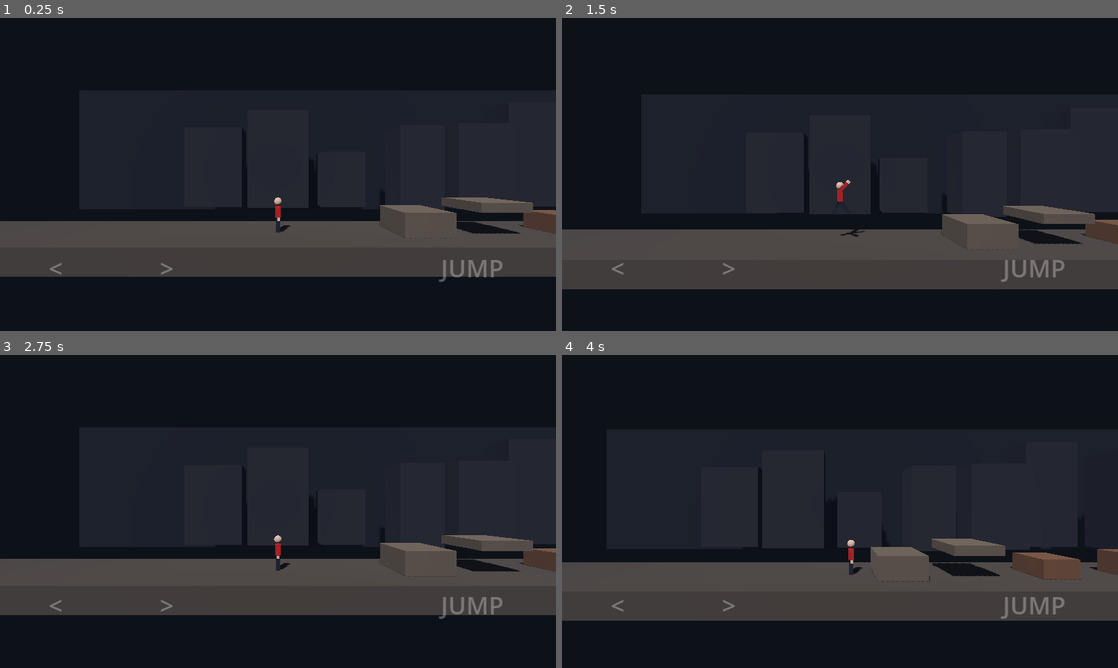
Above: before the commit, frames 1-4 (two rows, left to right).
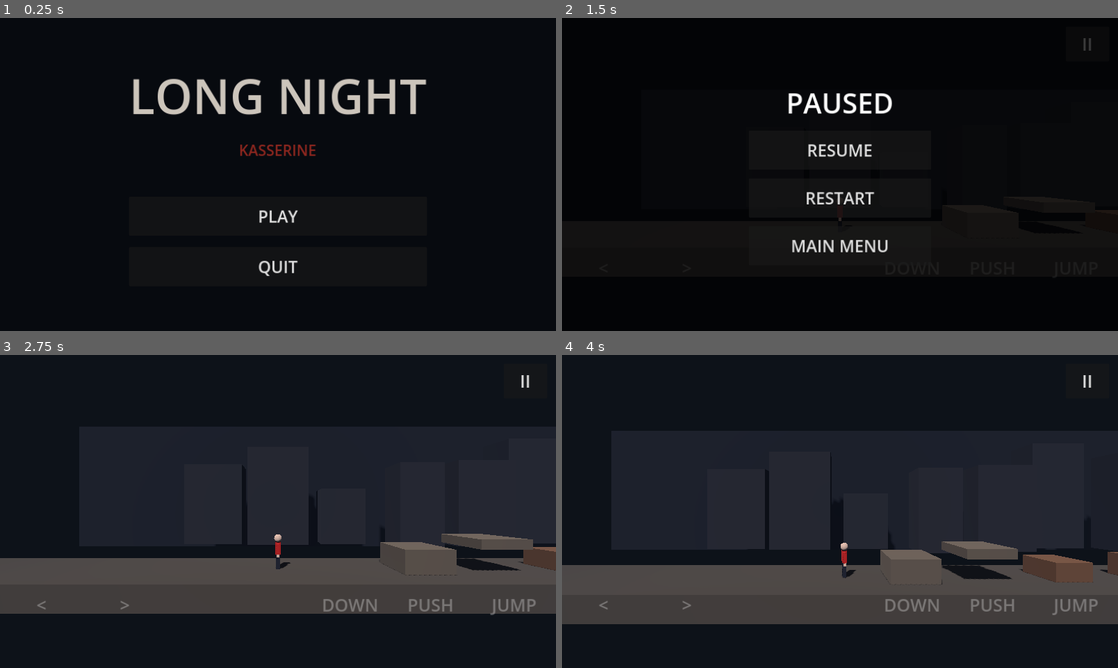
Above: after the commit, the same moments.

Repository: Gass-OS/long-night
Game: Godot game, scene res://menu.tscn
Two runs of this game, one before a commit and one after it. Both use one fixed random seed, a clock stepped at 60 frames per second and the inputs below. Before the commit the project starts from res://main.tscn.
Inputs (mouse positions are in pixels of both pictures, inside the frame that each line leads up to):
- Up to frame 1 (0.25 s): no input
- Up to frame 2 (1.5 s): click (840, 215) at 0.5 s, where only the run after the commit has a clickable "PLAY"; click (1090, 43) at 1.25 s, where only the run after the commit has a clickable "II"
- Up to frame 3 (2.75 s): click (278, 486) at 2 s, where only the run after the commit has a clickable "RESUME"
- Up to frame 4 (4 s): move the mouse to (962, 495) at 2.77 s; hold Right 2.78-3.5 s; hold E 2.78-3.5 s; click (962, 495) at 2.92 s; tap Space at 3.02 s; tap Shift at 3.05 s; drag from (728, 527) to (812, 574) at 3.52 s

The runs differ from the first frame. In frame 1, 50% of the frame differs, in the area x 0-100%, y 19-85%; in frame 2, 51%, in the area x 0-100%, y 6-87%; in frame 3, 1.9%; in frame 4, 4.7%.

Commit message:
Step 5: menu, pause, controller (push/pull, crouch)

Diff:
--- /dev/null
+++ b/hud.gd
@@ -0,0 +1,165 @@
+extends CanvasLayer
+
+var player
+var touches := {}
+var pause_panel: Control
+
+# [label, from, to] zones as fractions of the screen width
+var zones := [
+	["<", 0.0, 0.15],
+	[">", 0.15, 0.30],
+	["DOWN", 0.56, 0.70],
+	["PUSH", 0.70, 0.85],
+	["JUMP", 0.85, 1.0],
+]
+
+
+func _ready() -> void:
+	process_mode = Node.PROCESS_MODE_ALWAYS
+	layer = 10
+	get_tree().set_quit_on_go_back(false)
+	for z in zones:
+		_hint(z[0], z[1], z[2])
+	_build_pause_button()
+	_build_pause_panel()
+
+
+func _notification(what: int) -> void:
+	if what == NOTIFICATION_WM_GO_BACK_REQUEST:
+		if get_tree().paused:
+			_resume()
+		else:
+			_pause()
+
+
+func _input(event: InputEvent) -> void:
+	if get_tree().paused:
+		return
+	if event is InputEventScreenTouch:
+		if event.pressed:
+			touches[event.index] = event.position
+		else:
+			touches.erase(event.index)
+		_update_touch()
+	elif event is InputEventScreenDrag:
+		touches[event.index] = event.position
+		_update_touch()
+
+
+func _update_touch() -> void:
+	if player == null:
+		return
+	var size := get_viewport().get_visible_rect().size
+	var l := false
+	var r := false
+	var d := false
+	var pu := false
+	var j := false
+	for p in touches.values():
+		if p.y < size.y * 0.16:
+			continue  # top strip is for the pause button
+		var fx: float = p.x / size.x
+		if fx < 0.15:
+			l = true
+		elif fx < 0.30:
+			r = true
+		elif fx >= 0.85:
+			j = true
+		elif fx >= 0.70:
+			pu = true
+		elif fx >= 0.56:
+			d = true
+	player.touch_left = l
+	player.touch_right = r
+	player.touch_down = d
+	player.touch_push = pu
+	player.touch_jump = j
+
+
+func _hint(text: String, a_left: float, a_right: float) -> void:
+	var lb := Label.new()
+	lb.text = text
+	lb.anchor_left = a_left
+	lb.anchor_right = a_right
+	lb.anchor_top = 0.6
+	lb.anchor_bottom = 1.0
+	lb.horizontal_alignment = HORIZONTAL_ALIGNMENT_CENTER
+	lb.vertical_alignment = VERTICAL_ALIGNMENT_CENTER
+	lb.add_theme_font_size_override("font_size", 40)
+	lb.modulate = Color(1, 1, 1, 0.3)
+	add_child(lb)
+
+
+func _build_pause_button() -> void:
+	var b := Button.new()
+	b.text = "II"
+	b.focus_mode = Control.FOCUS_NONE
+	b.add_theme_font_size_override("font_size", 40)
+	b.set_anchors_and_offsets_preset(Control.PRESET_TOP_RIGHT)
+	b.offset_left = -120.0
+	b.offset_top = 20.0
+	b.offset_right = -20.0
+	b.offset_bottom = 100.0
+	b.pressed.connect(_pause)
+	add_child(b)
+
+
+func _build_pause_panel() -> void:
+	pause_panel = Control.new()
+	pause_panel.set_anchors_and_offsets_preset(Control.PRESET_FULL_RECT)
+	pause_panel.visible = false
+	add_child(pause_panel)
+
+	var dim := ColorRect.new()
+	dim.color = Color(0, 0, 0, 0.75)
+	dim.set_anchors_and_offsets_preset(Control.PRESET_FULL_RECT)
+	pause_panel.add_child(dim)
+
+	var center := CenterContainer.new()
+	center.set_anchors_and_offsets_preset(Control.PRESET_FULL_RECT)
+	pause_panel.add_child(center)
+
+	var box := VBoxContainer.new()
+	box.add_theme_constant_override("separation", 20)
+	center.add_child(box)
+
+	var title := Label.new()
+	title.text = "PAUSED"
+	title.horizontal_alignment = HORIZONTAL_ALIGNMENT_CENTER
+	title.add_theme_font_size_override("font_size", 64)
+	box.add_child(title)
+
+	_menu_button(box, "RESUME", _resume)
+	_menu_button(box, "RESTART", _restart)
+	_menu_button(box, "MAIN MENU", _to_menu)
+
+
+func _menu_button(parent: Control, text: String, cb: Callable) -> void:
+	var b := Button.new()
+	b.text = text
+	b.custom_minimum_size = Vector2(420, 90)
+	b.add_theme_font_size_override("font_size", 38)
+	b.pressed.connect(cb)
+	parent.add_child(b)
+
+
+func _pause() -> void:
+	get_tree().paused = true
+	pause_panel.visible = true
+	touches.clear()
+	_update_touch()
+
+
+func _resume() -> void:
+	get_tree().paused = false
+	pause_panel.visible = false
+
+
+func _restart() -> void:
+	get_tree().paused = false
+	get_tree().reload_current_scene()
+
+
+func _to_menu() -> void:
+	get_tree().paused = false
+	get_tree().change_scene_to_file("res://menu.tscn")
--- a/level.gd
+++ b/level.gd
@@ -5,7 +5,6 @@
 
 var player: CharacterBody3D
 var cam: Camera3D
-var touches := {}
 
 var plate: Area3D
 var plate_mat: StandardMaterial3D
@@ -28,7 +27,10 @@
 	add_child(cam)
 	cam.make_current()
 
-	_build_touch_hints()
+	var hud = CanvasLayer.new()
+	hud.set_script(load("res://hud.gd"))
+	hud.player = player
+	add_child(hud)
 
 
 func _setup_environment() -> void:
@@ -79,6 +81,8 @@
 	_add_box(Vector3(6, 0.5, 0), Vector3(2, 1, 2), Color(0.4, 0.34, 0.28))
 	_add_box(Vector3(9, 1.2, 0), Vector3(2, 0.4, 2), Color(0.4, 0.34, 0.28))
 	_add_box(Vector3(12.5, 0.4, 0), Vector3(1.5, 0.8, 1.5), Color(0.45, 0.3, 0.2))
+	# Low vent after the door: crouch (DOWN) to crawl under it
+	_add_box(Vector3(34, 1.5, 0), Vector3(6, 1.0, 4), Color(0.2, 0.2, 0.24))
 	# Background buildings (no collision) for depth
 	var rng := RandomNumberGenerator.new()
 	rng.seed = 7
@@ -101,6 +105,7 @@
 	rb.axis_lock_angular_x = true
 	rb.axis_lock_angular_y = true
 	rb.axis_lock_angular_z = true
+	rb.add_to_group("crate")
 	var mesh := MeshInstance3D.new()
 	var bm := BoxMesh.new()
 	bm.size = Vector3(1, 1, 1)
@@ -118,10 +123,8 @@
 
 
 func _build_puzzle() -> void:
-	# Pushable crate
 	_add_crate(Vector3(16.0, 0.52, 0.0))
 
-	# Pressure plate (detects player and crates)
 	plate = Area3D.new()
 	plate.position = Vector3(22.0, 0.0, 0.0)
 	var pcol := CollisionShape3D.new()
@@ -151,7 +154,6 @@
 	plate_light.light_color = Color(0.9, 0.15, 0.1)
 	add_child(plate_light)
 
-	# Door
 	door = AnimatableBody3D.new()
 	door.position = Vector3(26.0, DOOR_CLOSED_Y, 0.0)
 	var dmesh := MeshInstance3D.new()
@@ -169,9 +171,8 @@
 	door.add_child(dcol)
 	add_child(door)
 
-	# Warm light beyond the door
 	var lamp := OmniLight3D.new()
-	lamp.position = Vector3(32.0, 2.5, 1.5)
+	lamp.position = Vector3(30.0, 2.5, 1.5)
 	lamp.omni_range = 8.0
 	lamp.light_energy = 1.2
 	lamp.light_color = Color(1.0, 0.75, 0.4)
@@ -199,51 +200,3 @@
 		return
 	var target := Vector3(player.position.x, player.position.y + 2.5, 9.0)
 	cam.position = cam.position.lerp(target, clampf(delta * 4.0, 0.0, 1.0))
-
-
-func _input(event: InputEvent) -> void:
-	if event is InputEventScreenTouch:
-		if event.pressed:
-			touches[event.index] = event.position
-		else:
-			touches.erase(event.index)
-		_update_touch()
-	elif event is InputEventScreenDrag:
-		touches[event.index] = event.position
-		_update_touch()
-
-
-func _update_touch() -> void:
-	var w := get_viewport().get_visible_rect().size.x
-	player.touch_left = false
-	player.touch_right = false
-	player.touch_jump = false
-	for p in touches.values():
-		if p.x < w * 0.2:
-			player.touch_left = true
-		elif p.x < w * 0.4:
-			player.touch_right = true
-		elif p.x > w * 0.7:
-			player.touch_jump = true
-
-
-func _build_touch_hints() -> void:
-	var ui := CanvasLayer.new()
-	add_child(ui)
-	_hint(ui, "<", 0.0, 0.2)
-	_hint(ui, ">", 0.2, 0.4)
-	_hint(ui, "JUMP", 0.7, 1.0)
-
-
-func _hint(ui: CanvasLayer, text: String, a_left: float, a_right: float) -> void:
-	var l := Label.new()
-	l.text = text
-	l.anchor_left = a_left
-	l.anchor_right = a_right
-	l.anchor_top = 0.6
-	l.anchor_bottom = 1.0
-	l.horizontal_alignment = HORIZONTAL_ALIGNMENT_CENTER
-	l.vertical_alignment = VERTICAL_ALIGNMENT_CENTER
-	l.add_theme_font_size_override("font_size", 56)
-	l.modulate = Color(1, 1, 1, 0.3)
-	ui.add_child(l)
--- /dev/null
+++ b/menu.gd
@@ -0,0 +1,64 @@
+extends Control
+
+
+func _ready() -> void:
+	get_tree().set_quit_on_go_back(true)
+	get_tree().paused = false
+	set_anchors_and_offsets_preset(Control.PRESET_FULL_RECT)
+
+	var bg := ColorRect.new()
+	bg.color = Color(0.03, 0.04, 0.06)
+	bg.set_anchors_and_offsets_preset(Control.PRESET_FULL_RECT)
+	add_child(bg)
+
+	var center := CenterContainer.new()
+	center.set_anchors_and_offsets_preset(Control.PRESET_FULL_RECT)
+	add_child(center)
+
+	var box := VBoxContainer.new()
+	box.alignment = BoxContainer.ALIGNMENT_CENTER
+	box.add_theme_constant_override("separation", 26)
+	center.add_child(box)
+
+	var title := Label.new()
+	title.text = "LONG NIGHT"
+	title.horizontal_alignment = HORIZONTAL_ALIGNMENT_CENTER
+	title.add_theme_font_size_override("font_size", 110)
+	title.add_theme_color_override("font_color", Color(0.85, 0.82, 0.78))
+	box.add_child(title)
+
+	var sub := Label.new()
+	sub.text = "KASSERINE"
+	sub.horizontal_alignment = HORIZONTAL_ALIGNMENT_CENTER
+	sub.add_theme_font_size_override("font_size", 34)
+	sub.add_theme_color_override("font_color", Color(0.55, 0.15, 0.12))
+	box.add_child(sub)
+
+	var spacer := Control.new()
+	spacer.custom_minimum_size = Vector2(0, 30)
+	box.add_child(spacer)
+
+	_button(box, "PLAY", _on_play)
+	_button(box, "QUIT", _on_quit)
+
+	# Slow flicker on the title
+	var tw := create_tween().set_loops()
+	tw.tween_property(title, "modulate:a", 0.6, 1.6)
+	tw.tween_property(title, "modulate:a", 1.0, 1.1)
+
+
+func _button(parent: Control, text: String, cb: Callable) -> void:
+	var b := Button.new()
+	b.text = text
+	b.custom_minimum_size = Vector2(420, 90)
+	b.add_theme_font_size_override("font_size", 38)
+	b.pressed.connect(cb)
+	parent.add_child(b)
+
+
+func _on_play() -> void:
+	get_tree().change_scene_to_file("res://main.tscn")
+
+
+func _on_quit() -> void:
+	get_tree().quit()
--- /dev/null
+++ b/menu.tscn
@@ -0,0 +1,12 @@
+[gd_scene load_steps=2 format=3]
+
+[ext_resource type="Script" path="res://menu.gd" id="1"]
+
+[node name="Menu" type="Control"]
+layout_mode = 3
+anchors_preset = 15
+anchor_right = 1.0
+anchor_bottom = 1.0
+grow_horizontal = 2
+grow_vertical = 2
+script = ExtResource("1")
--- a/player.gd
+++ b/player.gd
@@ -1,8 +1,13 @@
 extends CharacterBody3D
 
 const SPEED := 4.0
+const CROUCH_SPEED := 1.6
+const GRAB_SPEED := 1.8
 const JUMP := 7.0
 const GRAVITY := 18.0
+const STAND_H := 1.5
+const CROUCH_H := 0.9
+const GRAB_REACH := 1.05
 
 const SKIN := Color(0.86, 0.7, 0.6)
 const SHIRT := Color(0.75, 0.12, 0.1)
@@ -11,22 +16,29 @@
 var touch_left := false
 var touch_right := false
 var touch_jump := false
+var touch_down := false
+var touch_push := false
 
 var visual: Node3D
 var arm_l: Node3D
 var arm_r: Node3D
 var leg_l: Node3D
 var leg_r: Node3D
+var col: CollisionShape3D
+var shape: CapsuleShape3D
 var phase := 0.0
+var crouching := false
+var facing := 1.0
+var grabbed: RigidBody3D = null
 
 
 func _ready() -> void:
-	var col := CollisionShape3D.new()
-	var shape := CapsuleShape3D.new()
+	col = CollisionShape3D.new()
+	shape = CapsuleShape3D.new()
 	shape.radius = 0.3
-	shape.height = 1.5
+	shape.height = STAND_H
 	col.shape = shape
-	col.position.y = 0.75
+	col.position.y = STAND_H / 2.0
 	add_child(col)
 	_build_body()
 
@@ -58,13 +70,11 @@
 
 func _build_body() -> void:
 	visual = Node3D.new()
-	visual.rotation.y = deg_to_rad(90.0)  # facing right
+	visual.rotation.y = deg_to_rad(90.0)
 	add_child(visual)
 
-	# Torso (red shirt)
 	_box(visual, Vector3(0.4, 0.5, 0.22), SHIRT, Vector3(0, 0.9, 0))
 
-	# Head
 	var head := MeshInstance3D.new()
 	var sm := SphereMesh.new()
 	sm.radius = 0.17
@@ -74,15 +84,31 @@
 	head.position = Vector3(0, 1.32, 0)
 	visual.add_child(head)
 
-	# Arms (pivot at shoulders) with hands
 	arm_l = _limb(Vector3(-0.27, 1.12, 0), Vector3(0.12, 0.5, 0.12), SHIRT)
 	arm_r = _limb(Vector3(0.27, 1.12, 0), Vector3(0.12, 0.5, 0.12), SHIRT)
 	_box(arm_l, Vector3(0.13, 0.13, 0.13), SKIN, Vector3(0, -0.52, 0))
 	_box(arm_r, Vector3(0.13, 0.13, 0.13), SKIN, Vector3(0, -0.52, 0))
 
-	# Legs (pivot at hips)
 	leg_l = _limb(Vector3(-0.1, 0.65, 0), Vector3(0.17, 0.65, 0.17), PANTS)
 	leg_r = _limb(Vector3(0.1, 0.65, 0), Vector3(0.17, 0.65, 0.17), PANTS)
+
+
+func _set_crouch(v: bool) -> void:
+	crouching = v
+	shape.height = CROUCH_H if v else STAND_H
+	col.position.y = shape.height / 2.0
+
+
+func _find_crate() -> RigidBody3D:
+	for n in get_tree().get_nodes_in_group("crate"):
+		var c := n as RigidBody3D
+		if c == null:
+			continue
+		var dx := c.global_position.x - global_position.x
+		var dy := c.global_position.y - global_position.y
+		if absf(dx) < GRAB_REACH and absf(dy - 0.5) < 0.6 and signf(dx) == facing:
+			return c
+	return null
 
 
 func _physics_process(delta: float) -> void:
@@ -91,26 +117,57 @@
 		dir -= 1.0
 	if Input.is_key_pressed(KEY_RIGHT) or Input.is_key_pressed(KEY_D) or touch_right:
 		dir += 1.0
-
+	var down_held := Input.is_key_pressed(KEY_DOWN) or Input.is_key_pressed(KEY_S) or touch_down
+	var push_held := Input.is_key_pressed(KEY_E) or Input.is_key_pressed(KEY_SHIFT) or touch_push
 	var want_jump := Input.is_key_pressed(KEY_SPACE) or Input.is_key_pressed(KEY_UP) or touch_jump
 
-	velocity.x = dir * SPEED
+	# Crouch (stay crouched if something is above)
+	if down_held and is_on_floor():
+		_set_crouch(true)
+	elif crouching and not down_held:
+		if not test_move(global_transform, Vector3(0.0, STAND_H - CROUCH_H + 0.05, 0.0)):
+			_set_crouch(false)
+
+	# Grab a crate: hold PUSH while facing it
+	if push_held and is_on_floor() and not crouching:
+		if grabbed == null:
+			grabbed = _find_crate()
+		elif absf(grabbed.global_position.x - global_position.x) > 1.6:
+			grabbed = null
+	else:
+		grabbed = null
+
+	if dir != 0.0 and grabbed == null:
+		facing = signf(dir)
+
+	var spd := SPEED
+	if crouching:
+		spd = CROUCH_SPEED
+	elif grabbed != null:
+		spd = GRAB_SPEED
+
+	velocity.x = dir * spd
 	velocity.z = 0.0
 	if not is_on_floor():
 		velocity.y -= GRAVITY * delta
-	elif want_jump:
+	elif want_jump and not crouching and grabbed == null:
 		velocity.y = JUMP
 
 	move_and_slide()
-	_push_bodies(dir * SPEED)
 	position.z = 0.0
+
+	if grabbed != null:
+		grabbed.sleeping = false
+		grabbed.linear_velocity.x = dir * spd
+
 	_animate(delta, dir)
 
 
 func _animate(delta: float, dir: float) -> void:
-	if dir != 0.0:
-		var target_yaw := deg_to_rad(90.0 * signf(dir))
-		visual.rotation.y = lerp_angle(visual.rotation.y, target_yaw, clampf(delta * 12.0, 0.0, 1.0))
+	var target_yaw := deg_to_rad(90.0 * facing)
+	visual.rotation.y = lerp_angle(visual.rotation.y, target_yaw, clampf(delta * 12.0, 0.0, 1.0))
+	var sy := 0.62 if crouching else 1.0
+	visual.scale.y = lerpf(visual.scale.y, sy, clampf(delta * 14.0, 0.0, 1.0))
 
 	var ll := 0.0
 	var lr := 0.0
@@ -121,13 +178,23 @@
 		lr = 0.5
 		al = -2.4
 		ar = -2.4
-	elif absf(velocity.x) > 0.1:
-		phase += delta * 10.0
-		var s := sin(phase)
-		ll = s * 0.8
-		lr = -s * 0.8
-		al = -s * 0.7
-		ar = s * 0.7
+	elif grabbed != null:
+		al = -1.5
+		ar = -1.5
+		if dir != 0.0:
+			phase += delta * 6.0
+			var sg := sin(phase)
+			ll = sg * 0.5
+			lr = -sg * 0.5
+	elif dir != 0.0:
+		var rate := 6.0 if crouching else 10.0
+		var amp := 0.5 if crouching else 0.8
+		phase += delta * rate
+		var sw := sin(phase)
+		ll = sw * amp
+		lr = -sw * amp
+		al = -sw * amp * 0.9
+		ar = sw * amp * 0.9
 	else:
 		phase = 0.0
 
@@ -136,12 +203,3 @@
 	leg_r.rotation.x = lerpf(leg_r.rotation.x, lr, t)
 	arm_l.rotation.x = lerpf(arm_l.rotation.x, al, t)
 	arm_r.rotation.x = lerpf(arm_r.rotation.x, ar, t)
-
-
-func _push_bodies(move_x: float) -> void:
-	for i in get_slide_collision_count():
-		var c := get_slide_collision(i)
-		var b := c.get_collider() as RigidBody3D
-		if b != null and absf(c.get_normal().x) > 0.5:
-			b.sleeping = false
-			b.linear_velocity.x = move_x * 0.6
--- a/project.godot
+++ b/project.godot
@@ -4,7 +4,7 @@
 
 config/name="Long Night"
 config/icon="res://icon.svg"
-run/main_scene="res://main.tscn"
+run/main_scene="res://menu.tscn"
 config/features=PackedStringArray("4.3")
 
 [display]
